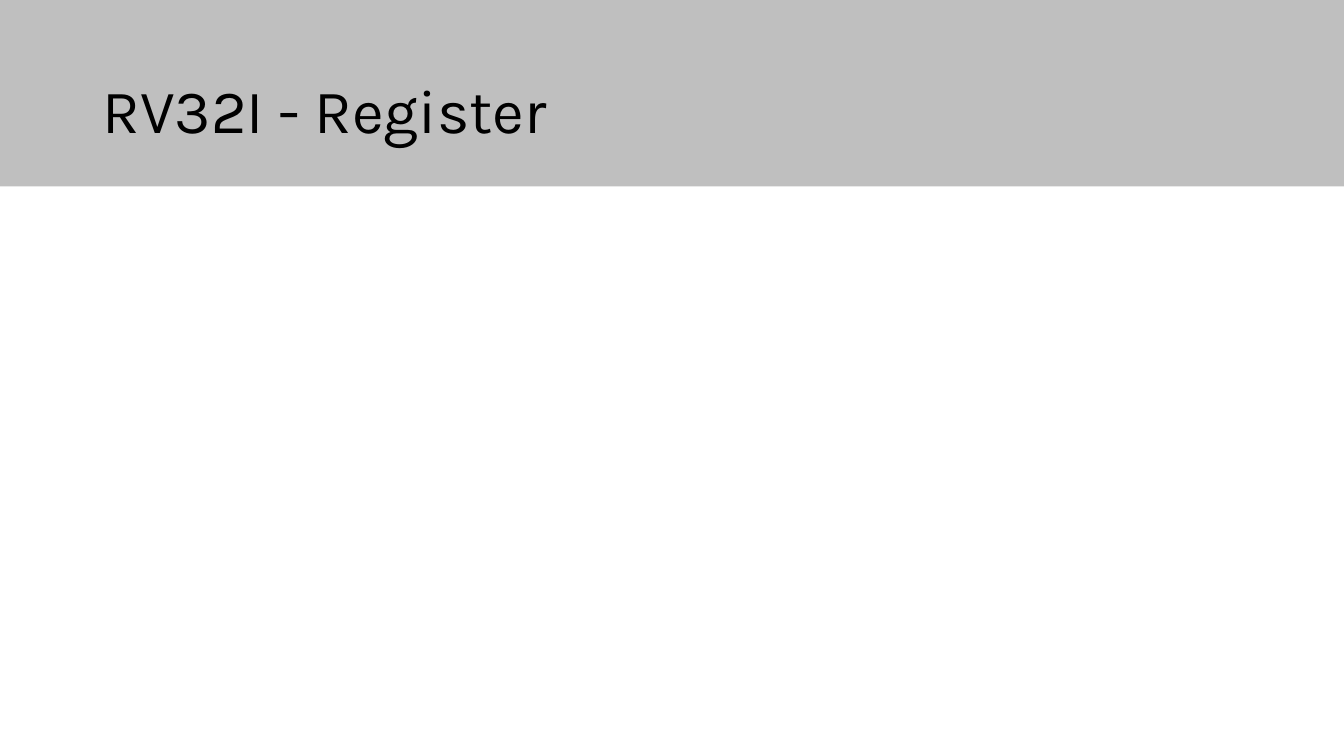
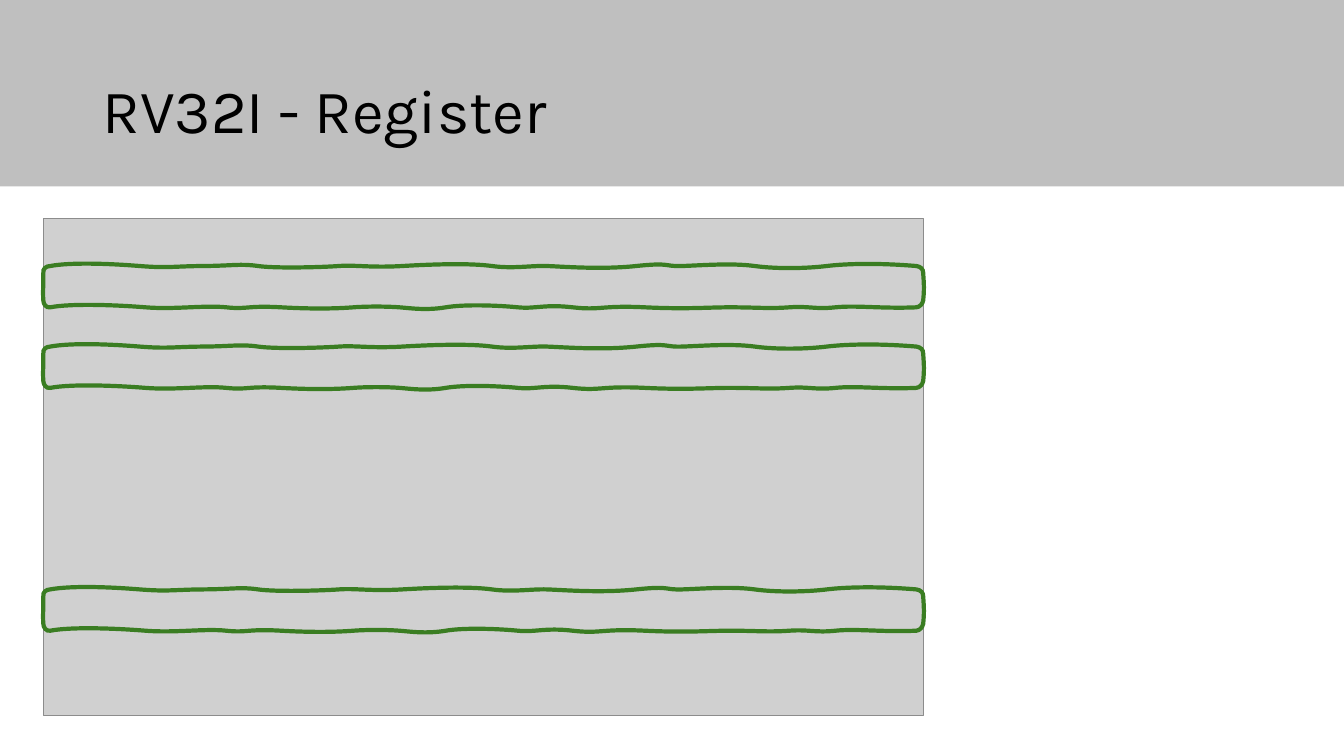
Before and after one commit to elias-at-chalmers/mop-lecture_notes-mirror, a slide deck: slide 15 of slides/lecture02-assembly1.pptx (slide 14 before the commit). Drawn at 1344x756 pixels with LibreOffice and Linux fonts; fonts in the diff are those of the drawing; grey boxes stand for pictures. Boxes give left, top, right and bottom in pixels: in the first picture for what was removed or moved away, otherwise in the second. Text is boxed around its words. In the diff, an @@ line names an element or a change of style, - is before the commit and + after.

```diff
--- a/slides/lecture02-assembly1.pptx
+++ b/slides/lecture02-assembly1.pptx
@@ picture added at box(43, 219, 924, 716) @@
@@ freeform shape added at box(43, 266, 924, 308), outline #3B7D23 3 pt @@
@@ freeform shape added at box(43, 347, 924, 388), outline #3B7D23 3 pt @@
@@ freeform shape added at box(43, 590, 924, 631), outline #3B7D23 3 pt @@
```
Also in this commit, not shown: 7 other slides changed, 14 slides added, 4 slides removed, 1 other file.
